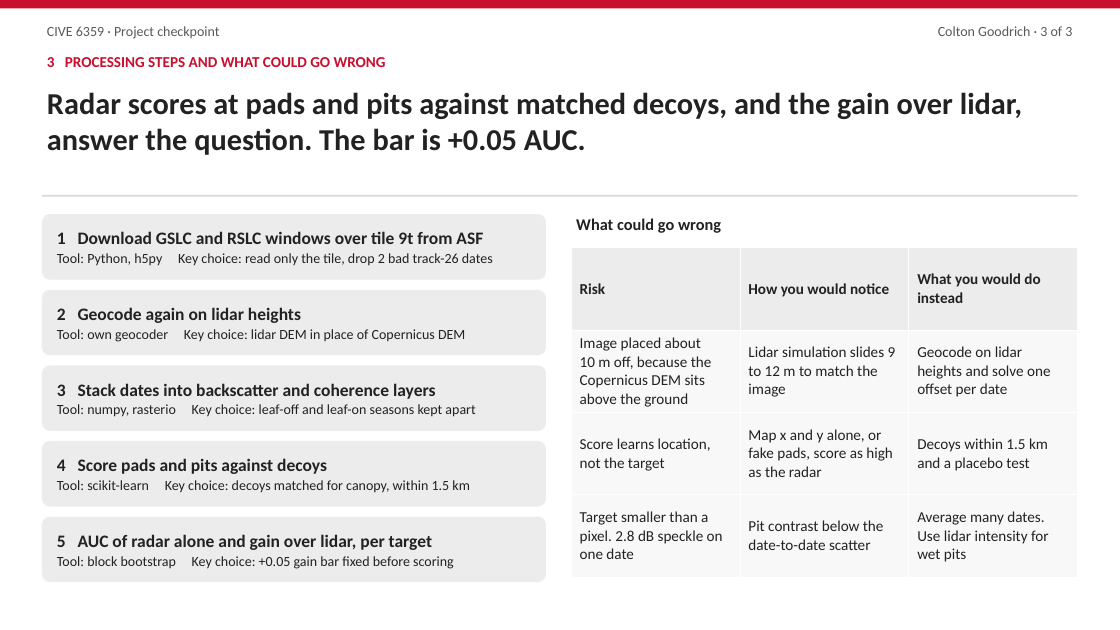
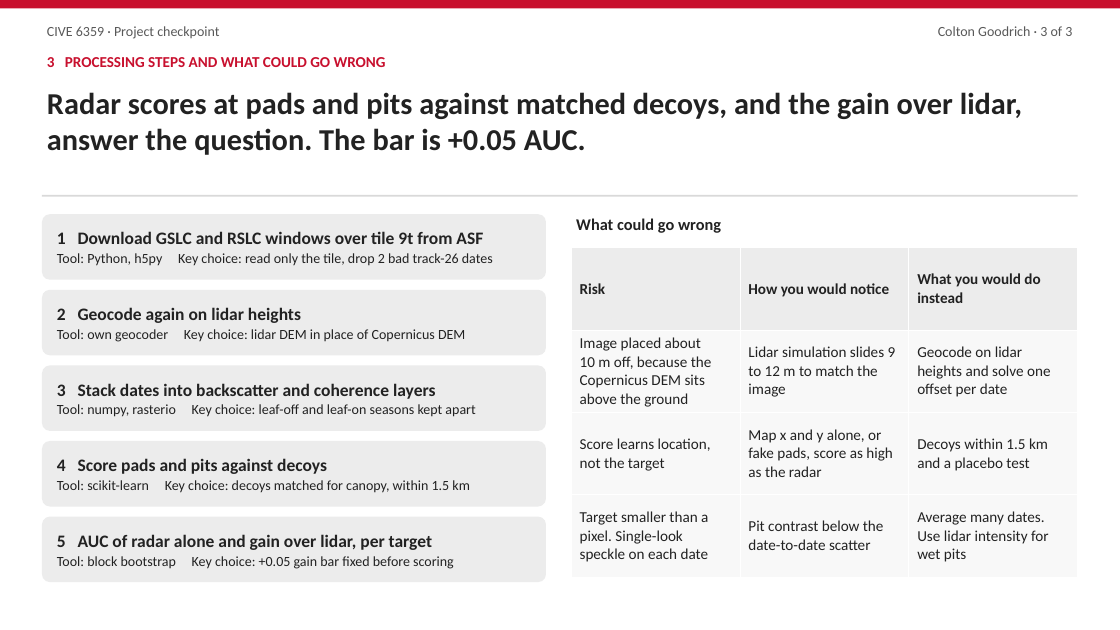
Before and after one commit to clgoodrich/lidar_project, a slide deck: slide 3 of nisar_writeup/nisar_checkpoint_slides_9t.pptx. Drawn at 1120x630 pixels with LibreOffice and Linux fonts; fonts in the diff are those of the drawing. Boxes give left, top, right and bottom in pixels: in the first picture for what was removed or moved away, otherwise in the second. Text is boxed around its words. In the diff, an @@ line names an element or a change of style, - is before the commit and + after.

```diff
--- a/nisar_writeup/nisar_checkpoint_slides_9t.pptx
+++ b/nisar_writeup/nisar_checkpoint_slides_9t.pptx
@@ table at (571,248,1078,577) @@
-row 4, column 1: Target smaller than a pixel. 2.8 dB speckle on one date
+row 4, column 1: Target smaller than a pixel. Single-look speckle on each date
```
Also in this commit, not shown: 1 other file.
